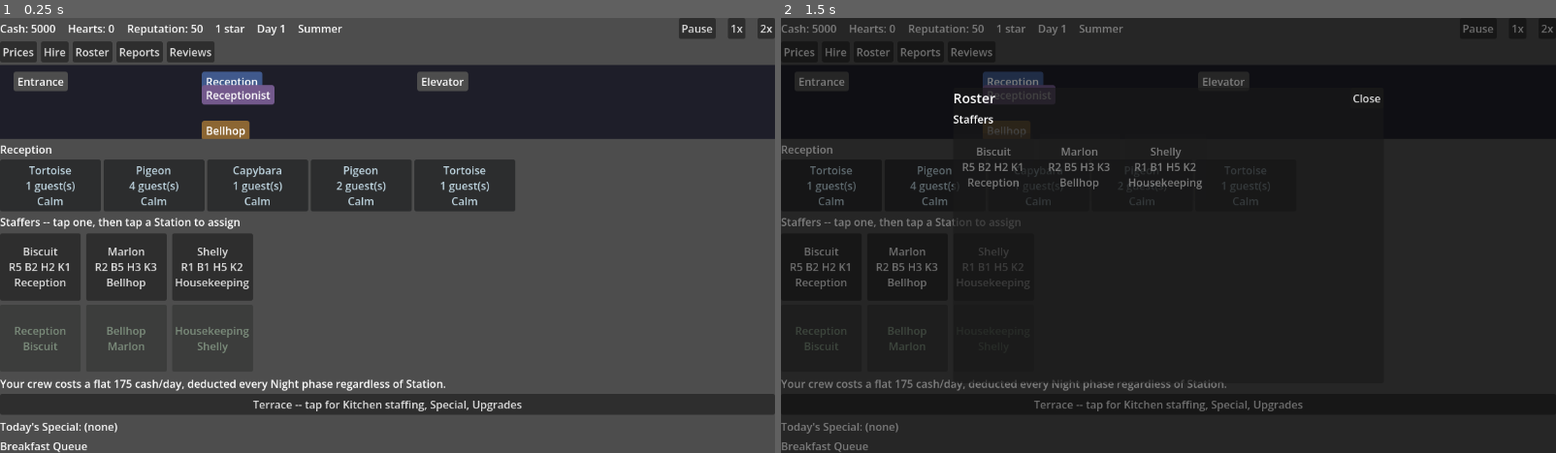
Above: before the commit, frames 1-2 (left to right).
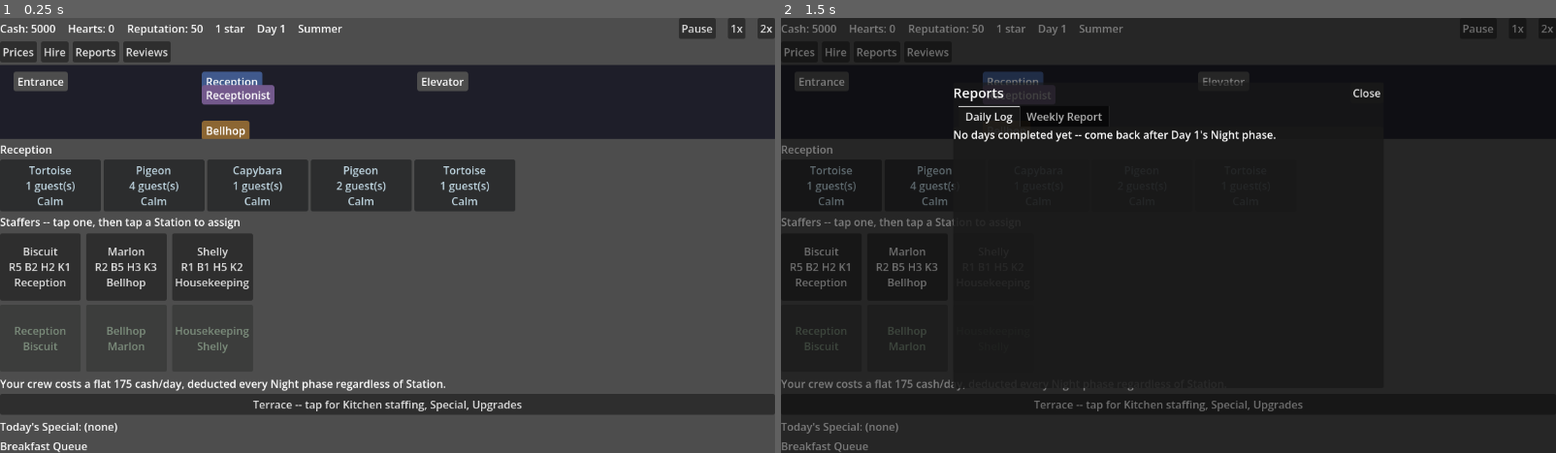
Above: after the commit, the same moments.

Repository: rdefm/habitat_hotel
Game: Godot game, scene res://main.tscn
Same seed, same stepped clock (60 frames per second), same inputs: the game is played once before the commit and once after it.
Inputs (mouse positions are in pixels of both pictures, inside the frame that each line leads up to):
- Up to frame 1 (0.25 s): no input
- Up to frame 2 (1.5 s): click (874, 52) at 0.5 s, where only the run before the commit has a clickable "Roster"; click "Tortoise 1 guest(s) Calm" at 1.25 s

The runs differ from the first frame. In frame 1, 0.4% of the frame differs, in the area x 10-28%, y 5-11%; in frame 2, 1.9%, in the area x 10-78%, y 6-86%.

Commit message:
Add Staffer detail popup; retire Roster menu (ticket 06, ADR-0011)
Tapping any Staffer at their Reception-area or Terrace/Kitchen placement
now opens a bespoke popup (StafferDetailMenu) showing per-Station Skill,
Traits, and current assignment, via the ticket-01 PopupHost. The tap also
still toggles selection for the existing tap-Station-to-assign gesture
(ADR-0009), so both jobs the popup takes over from roster_menu.gd -- info
and reachability -- coexist with assignment rather than replacing it.
roster_menu.gd and its menu-bar entry are removed entirely.

Co-Authored-By: Claude Sonnet 5 <noreply@anthropic.com>
Claude-Session: https://claude.ai/code/session_01QK2axu66tXrU6NJiwnLe4S

Diff:
--- a/ui/hire_menu.gd
+++ b/ui/hire_menu.gd
@@ -13,6 +13,6 @@
 		"The weekly hire pool isn't open yet -- named candidates, traits, and "
 		+ "quality scaling with your star level arrive in Chunk 4.\n\n"
 		+ "For now, your starting staff are covered by a flat daily wage "
-		+ "(see the Roster menu)."
+		+ "(see the Station panel near Reception)."
 	)
 	add_child(label)
--- a/ui/main_screen.gd
+++ b/ui/main_screen.gd
@@ -14,9 +14,9 @@
 const SeatConfirmMenu = preload("res://ui/seat_confirm_menu.gd")
 const StayInfoMenu = preload("res://ui/stay_info_menu.gd")
 const BuildConfirmMenu = preload("res://ui/build_confirm_menu.gd")
+const StafferDetailMenu = preload("res://ui/staffer_detail_menu.gd")
 const PricesMenu = preload("res://ui/prices_menu.gd")
 const HireMenu = preload("res://ui/hire_menu.gd")
-const RosterMenu = preload("res://ui/roster_menu.gd")
 const ReportsMenu = preload("res://ui/reports_menu.gd")
 const ReviewsMenu = preload("res://ui/reviews_menu.gd")
 const UpgradeMenu = preload("res://ui/upgrade_menu.gd")
@@ -65,6 +65,7 @@
 	root.add_child(_reception_panel)
 
 	_station_panel = StationPanel.new()
+	_station_panel.staffer_tapped.connect(_on_staffer_tapped)
 	root.add_child(_station_panel)
 
 	_terrace_panel = TerracePanel.new()
@@ -165,7 +166,6 @@
 	var entries := [
 		["Prices", func(): return PricesMenu.new()],
 		["Hire", func(): return HireMenu.new()],
-		["Roster", func(): return RosterMenu.new()],
 		["Reports", func(): return ReportsMenu.new()],
 		["Reviews", func(): return ReviewsMenu.new()],
 	]
@@ -213,7 +213,30 @@
 ## --- Terrace (ticket 05, ADR-0010: always-visible structure, tap for the modal) ---
 
 func _on_terrace_tapped() -> void:
-	open_menu("Terrace", TerraceMenu.new())
+	var menu := TerraceMenu.new()
+	menu.staffer_tapped.connect(_on_staffer_tapped)
+	open_menu("Terrace", menu)
+
+
+## --- Staffer detail popup (ticket 06, ADR-0011: replaces the retired
+## ui/roster_menu.gd as the place to see a Staffer's Skill/Traits/current
+## assignment) -- fired by _station_panel and any open TerraceMenu whenever
+## a Staffer card is tapped there. Layers on top of whatever's already
+## showing via PopupHost, which renders after (and so on top of) the
+## generic overlay. PopupHost.close_popup() unconditionally resumes the
+## Clock, which would wrongly un-pause a still-open TerraceMenu underneath
+## (the Kitchen-slot case) -- so re-pause it here if the generic overlay is
+## still visible.
+
+func _on_staffer_tapped(staffer_id: String) -> void:
+	var detail := StafferDetailMenu.new()
+	detail.staffer_id = staffer_id
+	detail.closed.connect(func():
+		_popup_host.close_popup()
+		if _overlay.visible:
+			Clock.set_paused(true)
+	)
+	_popup_host.open_popup(detail)
 
 
 func _open_upgrade_menu(room_type_id: String, instance_id: int) -> void:
--- a/ui/roster_menu.gd
+++ /dev/null
@@ -1,42 +0,0 @@
-class_name RosterMenu
-extends VBoxContainer
-
-## Read-only Staffer roster (ticket 05, ADR-0009): Kitchen Station
-## assignment moved onto the Terrace's modal (ui/terrace_menu.gd), joining
-## ticket 04's relocation of Reception/Bellhop/Housekeeping to
-## ui/station_panel.gd -- so this menu no longer does Station assignment
-## anywhere. What's left is each Staffer's per-Station Skill summary and
-## current assignment via the shared ui/staffer_card.gd, disabled since
-## there's nothing to tap into here yet. Retired entirely once ticket 06
-## replaces this view with the tap-to-open Staffer detail popup (ADR-0011).
-
-const StafferCard = preload("res://ui/staffer_card.gd")
-
-var _staffer_row: HBoxContainer
-
-
-func _ready() -> void:
-	custom_minimum_size = Vector2(560, 160)
-	add_theme_constant_override("separation", 10)
-
-	var header := Label.new()
-	header.text = "Staffers"
-	add_child(header)
-
-	_staffer_row = HBoxContainer.new()
-	_staffer_row.add_theme_constant_override("separation", 8)
-	add_child(_staffer_row)
-
-	refresh()
-
-
-func refresh() -> void:
-	for child in _staffer_row.get_children():
-		child.queue_free()
-
-	var staffer_ids := GameState.staffers.keys()
-	staffer_ids.sort()
-	for staffer_id in staffer_ids:
-		var card := StafferCard.make_button(staffer_id, false, func(_id): pass)
-		card.disabled = true
-		_staffer_row.add_child(card)
--- a/ui/staffer_card.gd
+++ b/ui/staffer_card.gd
@@ -5,8 +5,9 @@
 ## Staffer's per-Station Skill summary and current Station, highlighted
 ## while selected. Tapping calls on_pressed(staffer_id) so the caller (which
 ## owns the "which Staffer is selected" state) can toggle selection and
-## refresh. Shared by ui/station_panel.gd, ui/terrace_menu.gd, and
-## ui/roster_menu.gd (the latter renders it disabled, read-only).
+## refresh. Shared by ui/station_panel.gd and ui/terrace_menu.gd, both of
+## which also emit their own staffer_tapped signal off the same tap so
+## main_screen can open the bespoke detail popup (ticket 06, ADR-0011).
 
 const Station = preload("res://sim/station.gd")
 
--- /dev/null
+++ b/ui/staffer_detail_menu.gd
@@ -0,0 +1,69 @@
+class_name StafferDetailMenu
+extends VBoxContainer
+
+## Bespoke small popup (ADR-0011) shown when tapping any Staffer at their
+## Station placement -- Reception-area Stations (ui/station_panel.gd,
+## ticket 04) or the Terrace's Kitchen slot (ui/terrace_menu.gd, ticket 05).
+## Replaces the retired ui/roster_menu.gd as the place to see a Staffer's
+## per-Station Skill, Traits, and current assignment (ticket 06). Traits are
+## shown defensively via staffer.get("traits", []) since no Staffer carries
+## one yet -- ADR-0013's per-Staffer Trait assignment is a separate,
+## unimplemented ticket. Opened via main_screen's PopupHost, same as
+## SeatConfirmMenu/StayInfoMenu/BuildConfirmMenu.
+
+const Station = preload("res://sim/station.gd")
+
+## Emitted on Close. main_screen just closes the popup -- there's no
+## follow-up branch, unlike StayInfoMenu's resolved(open_upgrade).
+signal closed
+
+var staffer_id: String = ""
+
+
+func _ready() -> void:
+	custom_minimum_size = Vector2(360, 240)
+	add_theme_constant_override("separation", 8)
+
+	var staffer: Dictionary = GameState.staffers.get(staffer_id, {})
+	var skills: Dictionary = staffer.get("skills", {})
+
+	var header := Label.new()
+	header.text = String(staffer.get("name", staffer_id))
+	header.add_theme_font_size_override("font_size", 20)
+	add_child(header)
+
+	add_child(_section_header("Skill"))
+	for station_id in Station.IDS:
+		add_child(_label("%s: %d" % [Station.LABELS[station_id], int(skills.get(station_id, 0))]))
+
+	add_child(_section_header("Traits"))
+	var trait_ids: Array = staffer.get("traits", [])
+	if trait_ids.is_empty():
+		add_child(_label("(none)"))
+	else:
+		for trait_id in trait_ids:
+			var trait_data: Dictionary = GameState.traits.get(trait_id, {})
+			add_child(_label(String(trait_data.get("name", trait_id))))
+
+	add_child(_section_header("Currently assigned"))
+	var current_station := GameState.staffer_station(staffer_id)
+	add_child(_label(Station.LABELS.get(current_station, "(unassigned)")))
+
+	var close_btn := Button.new()
+	close_btn.text = "Close"
+	close_btn.pressed.connect(func(): closed.emit())
+	add_child(close_btn)
+
+
+func _section_header(text: String) -> Label:
+	var l := Label.new()
+	l.text = text
+	l.add_theme_font_size_override("font_size", 14)
+	return l
+
+
+func _label(text: String) -> Label:
+	var l := Label.new()
+	l.autowrap_mode = TextServer.AUTOWRAP_WORD
+	l.text = text
+	return l
--- a/ui/station_panel.gd
+++ b/ui/station_panel.gd
@@ -15,11 +15,20 @@
 ## Kitchen (re)assignment made there (still routed through Sim.assign_staffer())
 ## can move a Staffer off one of these three Stations without this panel's
 ## own taps ever firing.
+##
+## Tapping a Staffer card still toggles selection for the tap-Station-to-
+## assign gesture above, and now also emits staffer_tapped so main_screen can
+## open the bespoke detail popup (ticket 06, ADR-0011) -- replacing the
+## retired ui/roster_menu.gd as the place to see a Staffer's Skill/Traits.
 
 const StafferCard = preload("res://ui/staffer_card.gd")
 const StationCard = preload("res://ui/station_card.gd")
 
 const STATION_IDS := ["reception", "bellhop", "housekeeping"]
+
+## Emitted whenever a Staffer card is tapped, selected or not, so
+## main_screen can open their detail popup.
+signal staffer_tapped(staffer_id: String)
 
 var _selected_staffer_id: String = ""
 
@@ -70,6 +79,7 @@
 func _on_staffer_pressed(staffer_id: String) -> void:
 	_selected_staffer_id = "" if _selected_staffer_id == staffer_id else staffer_id
 	refresh()
+	staffer_tapped.emit(staffer_id)
 
 
 func _on_assigned() -> void:
--- a/ui/terrace_menu.gd
+++ b/ui/terrace_menu.gd
@@ -17,9 +17,18 @@
 ## Opened by tapping the Terrace structure (main_screen._on_terrace_tapped
 ## -> open_menu()), which pauses the Clock like every other generic-overlay
 ## menu -- so this view doesn't need its own tick_advanced refresh wiring.
+##
+## Tapping the Kitchen Staffer row still toggles selection for the tap-
+## Station-to-assign gesture, and now also emits staffer_tapped so
+## main_screen can layer the bespoke detail popup (ticket 06, ADR-0011) on
+## top of this modal via PopupHost.
 
 const StafferCard = preload("res://ui/staffer_card.gd")
 const StationCard = preload("res://ui/station_card.gd")
+
+## Emitted whenever a Staffer card is tapped, selected or not, so
+## main_screen can open their detail popup.
+signal staffer_tapped(staffer_id: String)
 
 var _selected_staffer_id: String = ""
 
@@ -101,6 +110,7 @@
 func _on_staffer_pressed(staffer_id: String) -> void:
 	_selected_staffer_id = "" if _selected_staffer_id == staffer_id else staffer_id
 	_refresh_kitchen()
+	staffer_tapped.emit(staffer_id)
 
 
 func _on_assigned() -> void:
Not shown, removed: .scratch/direct-manipulation-amendments/issues/06-staffer-detail-popup.md
Not shown, added: .scratch/direct-manipulation-amendments/issues/06-staffer-detail-popup_COMPLETED.md
